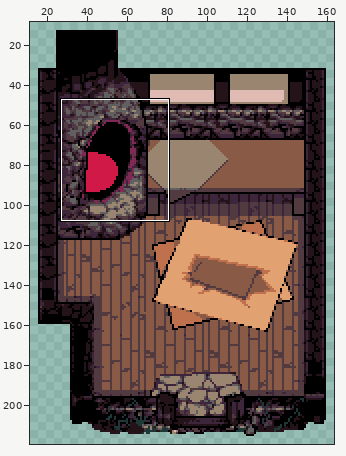
Two versions of one sprite sheet, Assets/Verden sprites/House Inside.png. Above, an overview of the earlier version with the close-up marked.
Close-up. Old version:
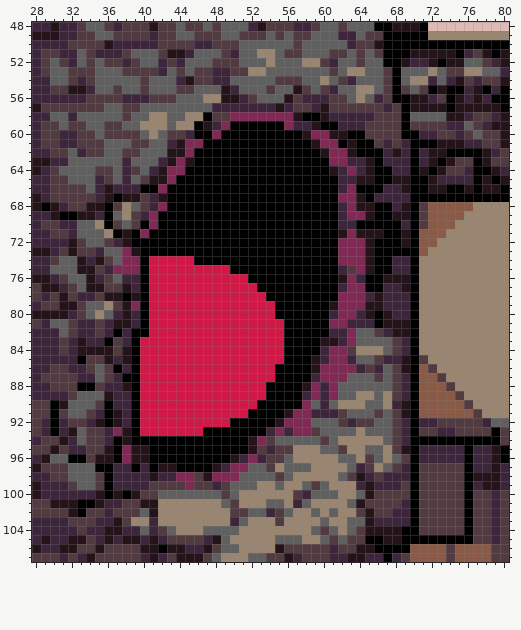
The file is 176x224 pixels. Shown: x 28..80, y 48..107. The wide view leaves out empty margins. The commit also changed other parts of the picture, which this record leaves out.
New version:
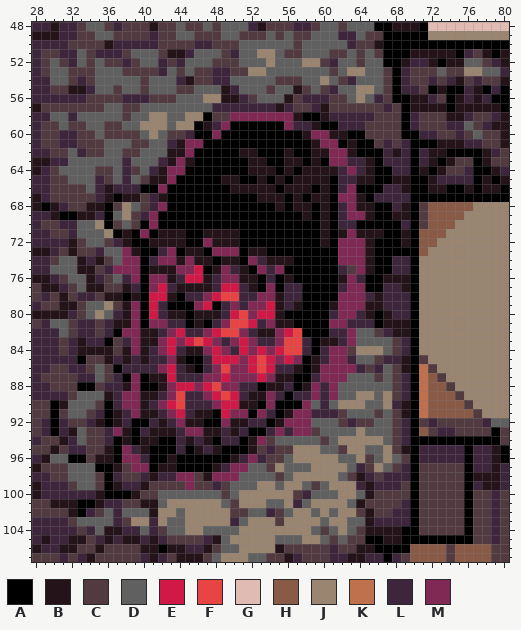
Palette (. is transparent): A #000000  B #25131a  C #523b40  D #606060  E #d01946  F #e84444  G #dfbbb3  H #895a45  J #9a8571  K #bf704d  L #3d253b  M #802954
Difference:
Changed rows in their new state; - is an unchanged pixel.
first column x 33:
 53 ------------------------------------LCCC-
 54 ------------------------------------LCC-C
 55 ------------------------------------LL---
 58 -------------------------------------LCCC
 59 -------------------------------------L---
 62 ------------------BB---B--B--------------
 63 -------------------BB--BB-B--------------
 64 -------------------BBB-B-BBB-------------
 65 ----------------BB--B-B-BBBB-------------
 66 -----------------BBBBB-BBB-B-------------
 67 --------------------BBB-B-BB-------------
 68 ----------------------B-BB-B-------------
 69 -------------------------B-B-------------
 70 ---------------------------B-------------
 71 ---------BBB--BBBB---------B-------------
 72 --------BBBB--MBBB---------B-------------
 73 ---------LM-BB-MMM-BB--------------------
 74 --------LMMBMBB-BB-MLBBB-----------------
 75 --------BBBMM-ABMLB-MLM------------------
 76 ------M-MMBL--BLMMBB-L-B-----------------
 77 --------M-LBBBBL--LB-M-LL----------------
 78 ----------BALLM-FFLLMMBLL----------------
 79 ---------LAAAM-ALMLMM-BLB----------------
 80 ------M--LBBABBBL-FM--B------------------
 81 ------M-MMLLABALMFF-LMBB-----------------
 82 -----MMBBLM-LLM-FFMLBBMEF----------------
 83 ------MBBM-M-F-MLM-MLLMFFL---------------
 84 ------MBLM-LBBM-ML-M-M-FFL---------------
 85 ------LBLLMBAAL---M-F-MEM----------------
 86 ------LLLM-LBALMFMM-F-LLB-------------K--
 87 ------MABB-LLLMM-MMM-MBB--------------K--
 88 ------MAABM--M-FMMLLABBL--------------K--
 89 -----MMBBLMFLLM-F-LBBML-L-------------K--
 90 -----MMBLM-FLLLM--BB-M----------------K--
 91 ------MBBLM-LBBA-MM-ML----------------K--
 92 -------ALBLMBBAAMBBLL-----------------C--
 93 -------LBBBLMMBBLBL-------------------H--
 94 -------BB--LBLB-LL-----------------------
 95 ------L----L-BLB-------------------------
 96 ------ML--B------------------------------
 97 ----BCMM---------------------------------
 98 -----CC----------------------------------
 99 ----B--B---------------------------------
100 ----A------------------------------------
101 ---------D-------------------------------
102 -L-DLDD----D-----------------------------
103 DDDDL-----DD-----------------------------
104 --D--------D-----------------------------
Pixel boxes of the changes (left, top, right, bottom) in both close-ups:
changed: (401, 67, 446, 130)
changed: (77, 148, 329, 535)
changed: (419, 364, 428, 436)
